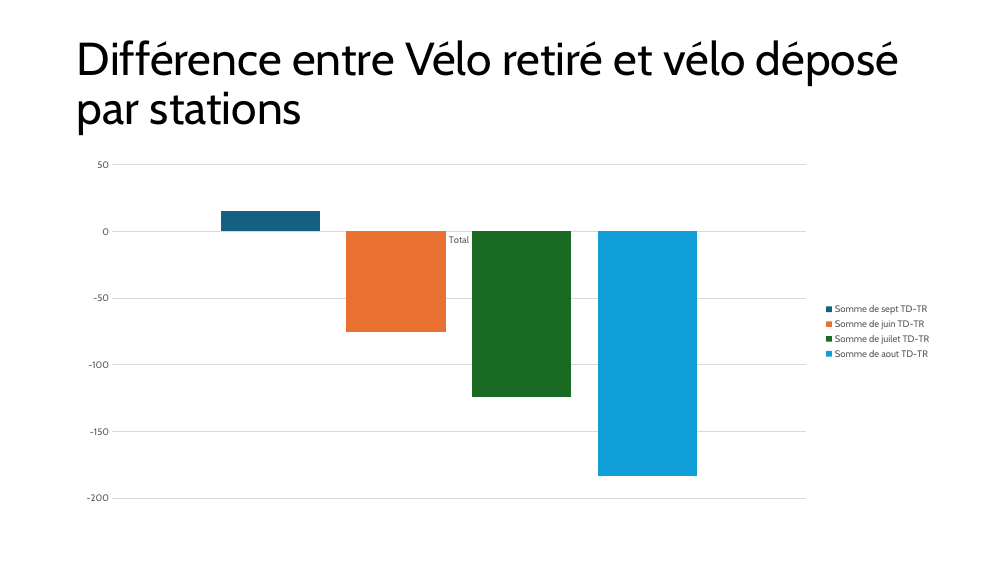
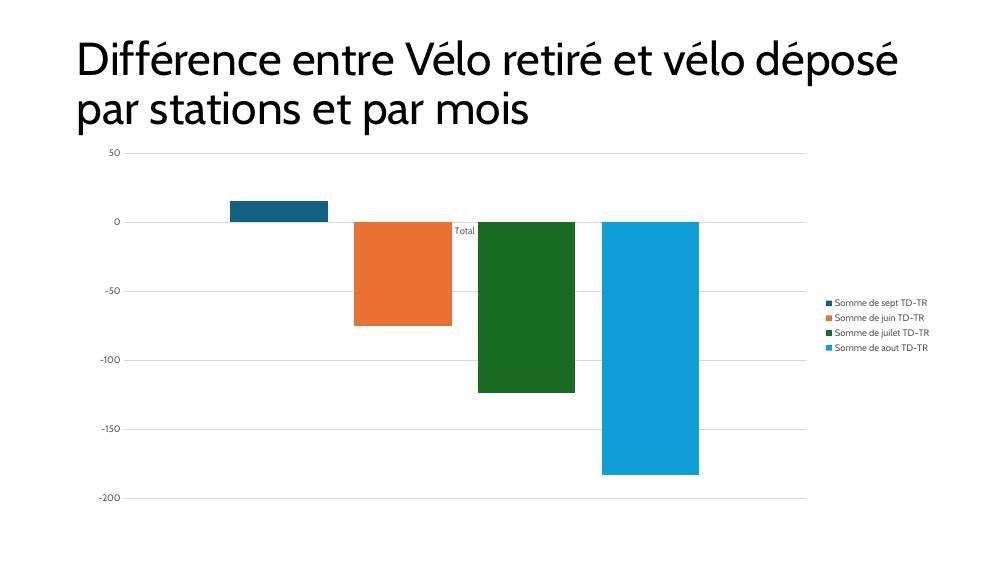
Before and after one commit to Loic0427/Data_etudes_de_cas, a slide deck: slide 11 of Velo en libre service/Etude_de_cas_cyclistic.pptx. Drawn at 1008x567 pixels with LibreOffice and Linux fonts; fonts in the diff are those of the drawing. Boxes give left, top, right and bottom in pixels: in the first picture for what was removed or moved away, otherwise in the second. Text is boxed around its words. In the diff, an @@ line names an element or a change of style, - is before the commit and + after.

```diff
--- a/Velo en libre service/Etude_de_cas_cyclistic.pptx
+++ b/Velo en libre service/Etude_de_cas_cyclistic.pptx
@@ title at [77,40,899,135]: text changed @@
-Différence entre Vélo retiré et vélo déposé par stations
+Différence entre Vélo retiré et vélo déposé par stations et par mois
@@ column chart: place and size @@
-column chart at [70,152,939,512]
+column chart at [81,140,938,512]
```
Also in this commit, not shown: 8 other slides changed, 4 slides added, 7 other files.
